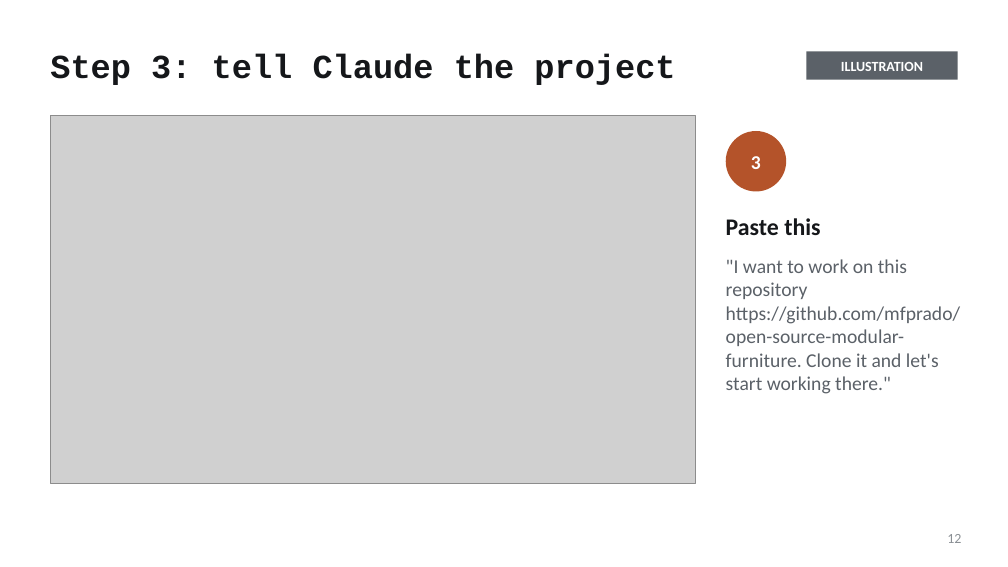
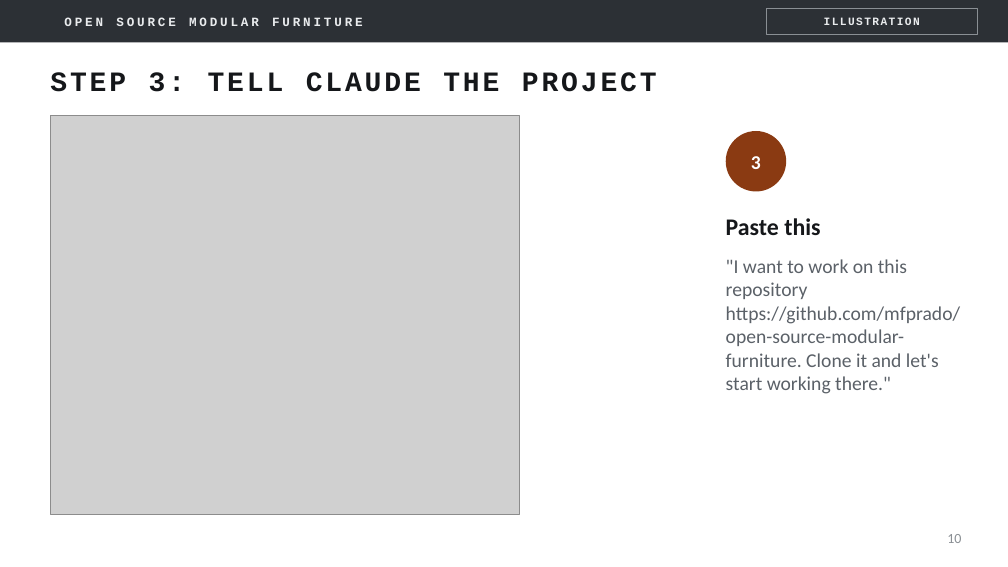
Before and after one commit to mfprado/acrylic-furniture, a slide deck: slide 10 of docs/contributing-guide.pptx (slide 12 before the commit). Drawn at 1008x567 pixels with LibreOffice and Linux fonts; fonts in the diff are those of the drawing; grey boxes stand for pictures; background and template pictures are left out. Boxes give left, top, right and bottom in pixels: in the first picture for what was removed or moved away, otherwise in the second. Text is boxed around its words. In the diff, an @@ line names an element or a change of style, - is before the commit and + after.

```diff
--- a/docs/contributing-guide.pptx
+++ b/docs/contributing-guide.pptx
@@ rectangle added at [0, 0, 1008, 42], fill #2C3035 @@
@@ text added at [64, 17, 363, 26], 9 pt, text #E9EBED, bold @@
+OPEN SOURCE MODULAR FURNITURE
@@ rectangle "ILLUSTRATION": place and size @@
-rectangle "ILLUSTRATION" at [806, 51, 958, 80]
+rectangle "ILLUSTRATION" at [766, 8, 978, 34]
@@ rectangle "ILLUSTRATION" at [766, 8, 978, 34]: size 10 to 8 pt, font Calibri to Courier New, text colour #FFFFFF to #E9EBED, letter spacing 0 to 1 pt; fill #5B6168 to none; outline none to #8A8F94 0.75 pt @@
@@ title at [50, 72, 657, 92]: text changed; size 24 to 20 pt @@
-Step 3: tell Claude the project
+STEP 3: TELL CLAUDE THE PROJECT
@@ picture: place and size @@
-picture at [50, 116, 696, 483]
+picture at [50, 116, 520, 514]
@@ ellipse "3" at [726, 131, 786, 192]: fill #B4532A to #8A3A12 @@
@@ page number at [947, 534, 961, 543]: text changed @@
-12
+10
```
Also in this commit, not shown: 16 other slides changed, 4 slides added, 5 slides removed, 6 other files.
